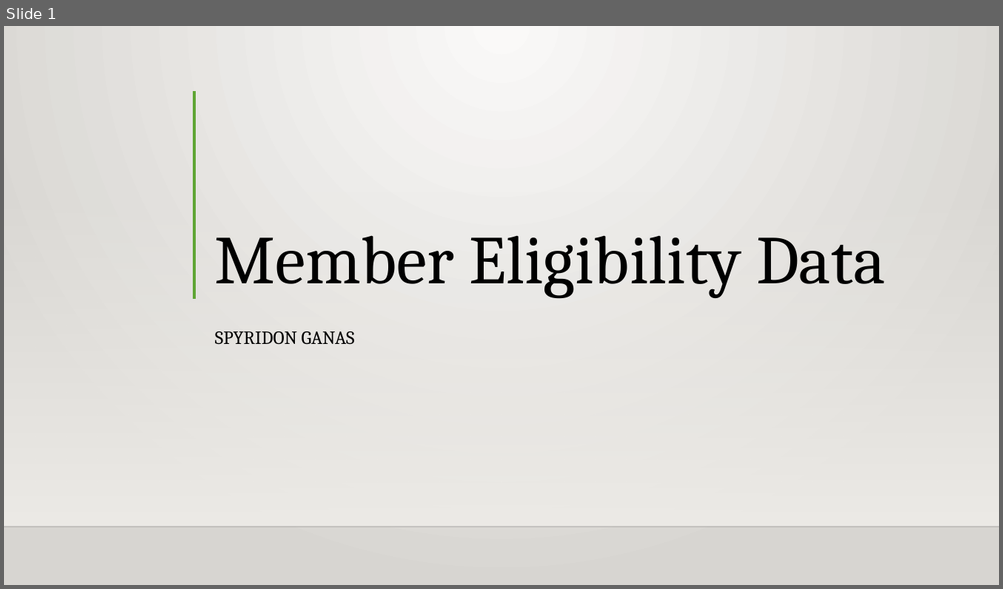
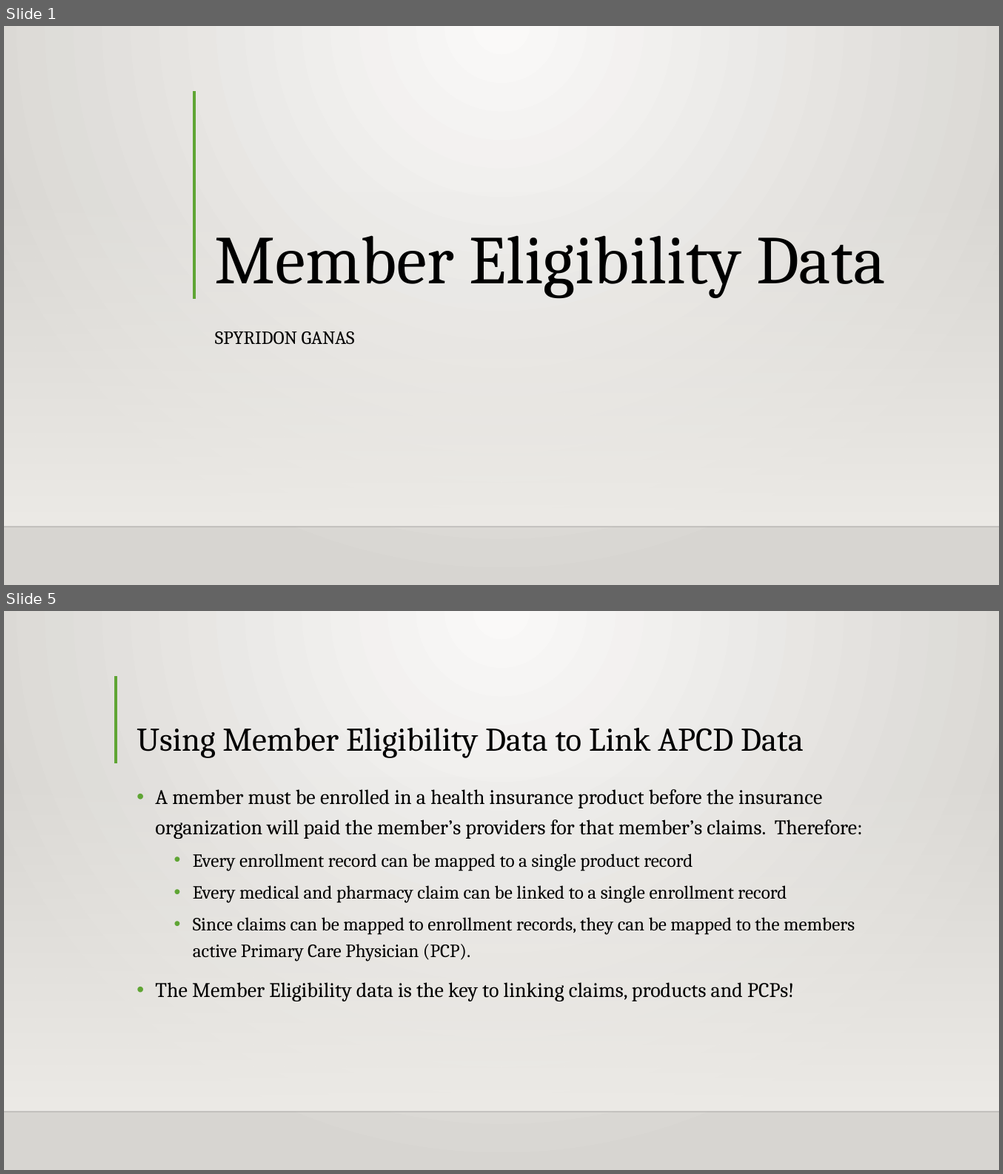
Before and after one commit to Intro-to-APCD/Intro-to-APCD.github.io, a slide deck: PowerPoints/Phase 2 - Overview/004 An Overview of Member Eligibility Data.pptx. Shown one above the other, each under a label of ours: slide 1 before the commit, slides 1 and 5 after it; the slides between them are not shown. The pictures are 1003x589 and 1003x1174 pixels, drawn with LibreOffice and Linux fonts; fonts in the diff are those of the drawing; background and template pictures are left out. Boxes give left, top, right and bottom in pixels: in the first picture for what was removed or moved away, otherwise in the second. Text is boxed around its words. In the diff, an @@ line names an element or a change of style, - is before the commit and + after.

Commit message:
completed the member eligibility powerpoint

```diff
--- a/PowerPoints/Phase 2 - Overview/004 An Overview of Member Eligibility Data.pptx
+++ b/PowerPoints/Phase 2 - Overview/004 An Overview of Member Eligibility Data.pptx
@@ slide 5 added at [4, 611, 999, 1170], background gradient #FAFAF9 to #D7D5D2; not listed: 2 template elements that a slide beside it also shows @@
@@ line added from (116, 676) to (116, 763), #5FA534 3 pt @@
@@ title added at [136, 728, 803, 758], 32 pt, text #000000 @@
+Using Member Eligibility Data to Link APCD Data
@@ text added at [155, 789, 862, 1002], 18 pt, text #000000 @@
+• A member must be enrolled in a health insurance product before the insurance organization will paid the member’s providers for that member’s claims. Therefore:
+  • Every enrollment record can be mapped to a single product record
+  • Every medical and pharmacy claim can be linked to a single enrollment record
+  • Since claims can be mapped to enrollment records, they can be mapped to the members active Primary Care Physician (PCP).
+• The Member Eligibility data is the key to linking claims, products and PCPs!
```
Also in this commit, not shown: 4 other slides added, 4 slides removed, 3 other files.
